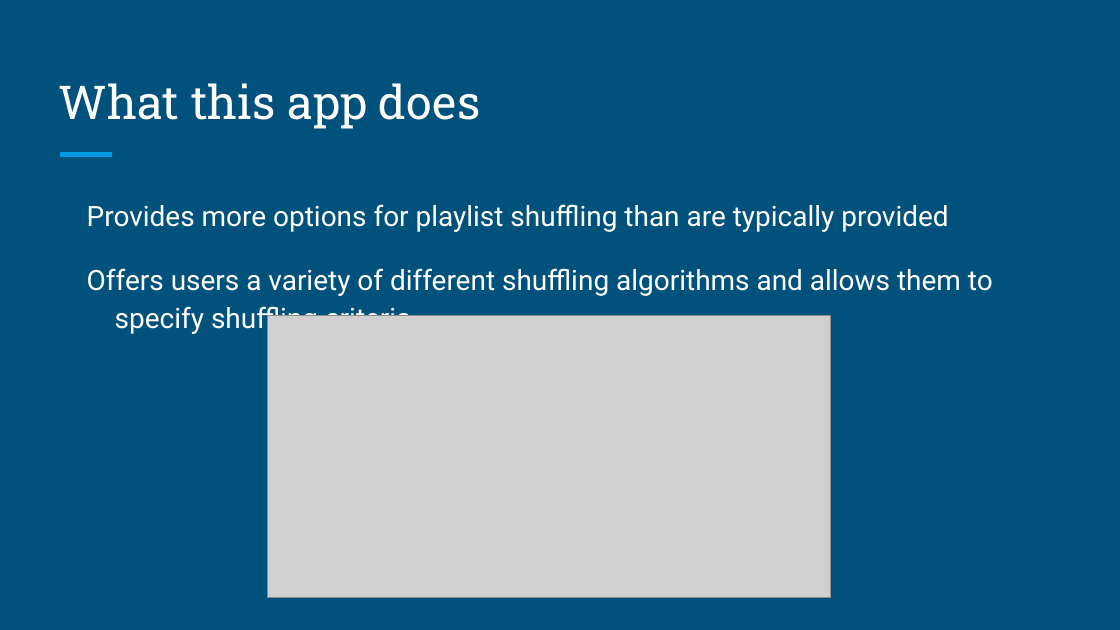
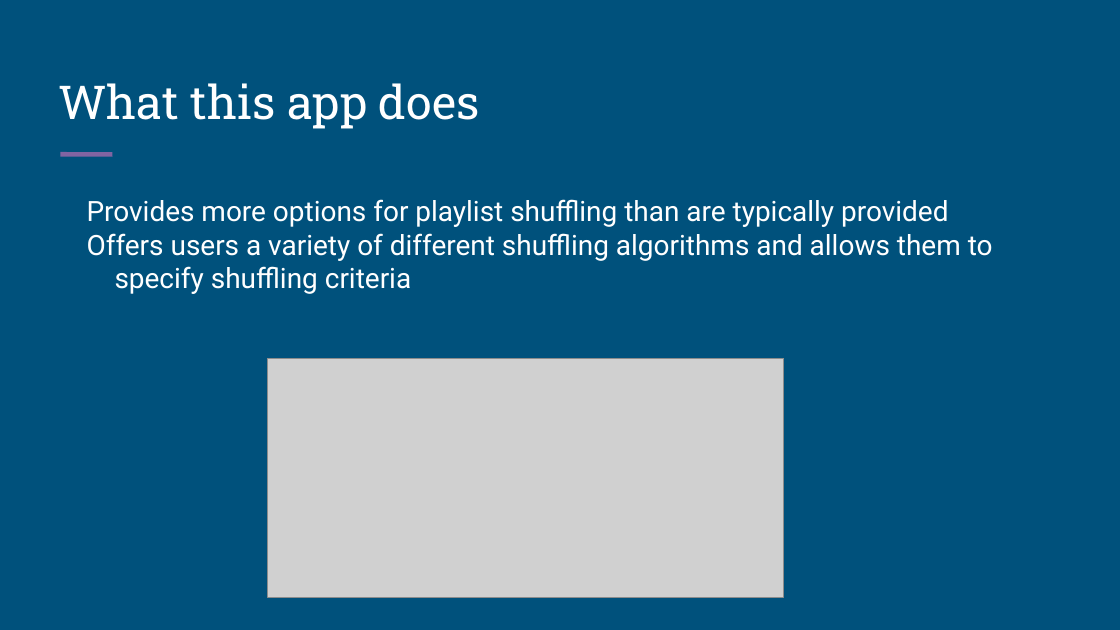
Before and after one commit to speakerofthehouse/theateam, a slide deck: slide 2 of CSCI3308 - FINAL PRESENTATION.pptx. Drawn at 1120x630 pixels with LibreOffice and Linux fonts; fonts in the diff are those of the drawing; grey boxes stand for pictures. Boxes give left, top, right and bottom in pixels: in the first picture for what was removed or moved away, otherwise in the second. Text is boxed around its words. In the diff, an @@ line names an element or a change of style, - is before the commit and + after.

```diff
--- a/CSCI3308 - FINAL PRESENTATION.pptx
+++ b/CSCI3308 - FINAL PRESENTATION.pptx
@@ line removed from (60, 155) to (112, 155) @@
@@ freeform shape added at (x1=60, y1=155, x2=112, y2=155), outline #8064A2 3 pt @@
@@ text "Provides more options for playlist ..." at (x1=87, y1=199, x2=993, y2=294): line spacing 1.15 to 1; less space between paragraphs @@
@@ picture resized from (x1=268, y1=316, x2=831, y2=598) to (x1=268, y1=358, x2=784, y2=597) @@
```
Also in this commit, not shown: 10 other slides changed, 1 slide added.
